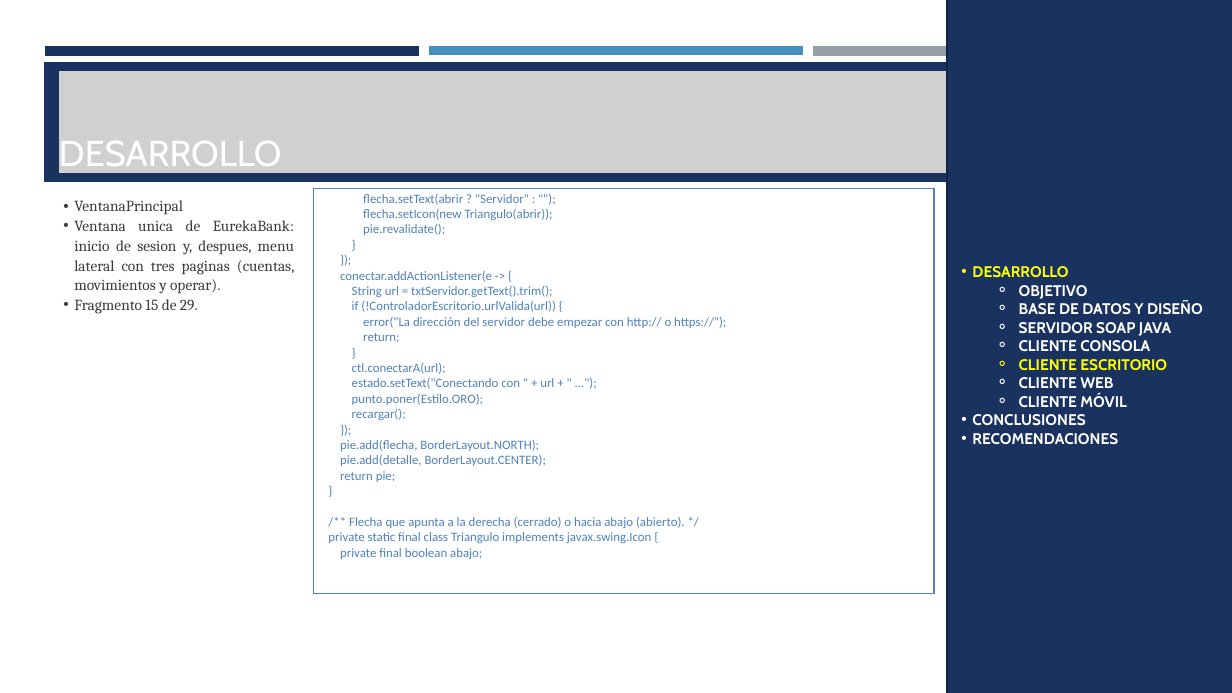
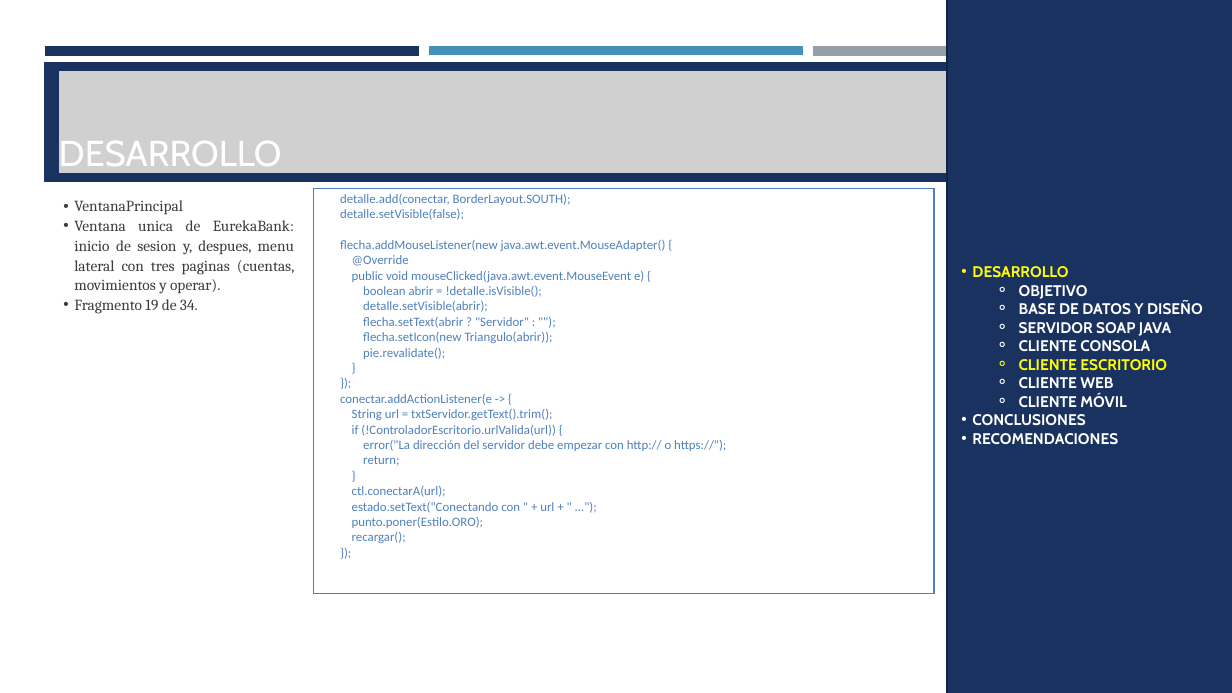
Before and after one commit to ldmoran/PAO202651_ARQSOFT_NRC36883, a slide deck: slide 91 of P1/TG1.1. PAO202651_SOAP_JAVA_EUREKABANK_NRC_36883_GR07/04. DOCUMENTACION/PRESENTACION TG1.1 EurekaBank SOAP Java con BDD LOCAL GR07.pptx (slide 87 before the commit). Drawn at 1232x693 pixels with LibreOffice and Linux fonts; fonts in the diff are those of the drawing; grey boxes stand for pictures. Boxes give left, top, right and bottom in pixels: in the first picture for what was removed or moved away, otherwise in the second. Text is boxed around its words. In the diff, an @@ line names an element or a change of style, - is before the commit and + after.

```diff
--- a/P1/TG1.1. PAO202651_SOAP_JAVA_EUREKABANK_NRC_36883_GR07/04. DOCUMENTACION/PRESENTACION TG1.1 EurekaBank SOAP Java con BDD LOCAL GR07.pptx
+++ b/P1/TG1.1. PAO202651_SOAP_JAVA_EUREKABANK_NRC_36883_GR07/04. DOCUMENTACION/PRESENTACION TG1.1 EurekaBank SOAP Java con BDD LOCAL GR07.pptx
@@ text at (340,194,666,312): paragraphs added @@
+detalle.add(conectar, BorderLayout.SOUTH);
+detalle.setVisible(false);
+flecha.addMouseListener(new java.awt.event.MouseAdapter() {
+@Override
+public void mouseClicked(java.awt.event.MouseEvent e) {
+boolean abrir = !detalle.isVisible();
+detalle.setVisible(abrir);
@@ text at (74,299,198,314): text changed @@
-  • Fragmento 15 de 29.
+  • Fragmento 19 de 34.
@@ text at (328,440,685,559): paragraphs removed @@
-pie.add(flecha, BorderLayout.NORTH);
-pie.add(detalle, BorderLayout.CENTER);
-return pie;
-}
-/** Flecha que apunta a la derecha (cerrado) o hacia abajo (abierto). */
-private static final class Triangulo implements javax.swing.Icon {
-private final boolean abajo;
```
Also in this commit, not shown: 28 other slides changed, 5 slides added, 33 other files.
